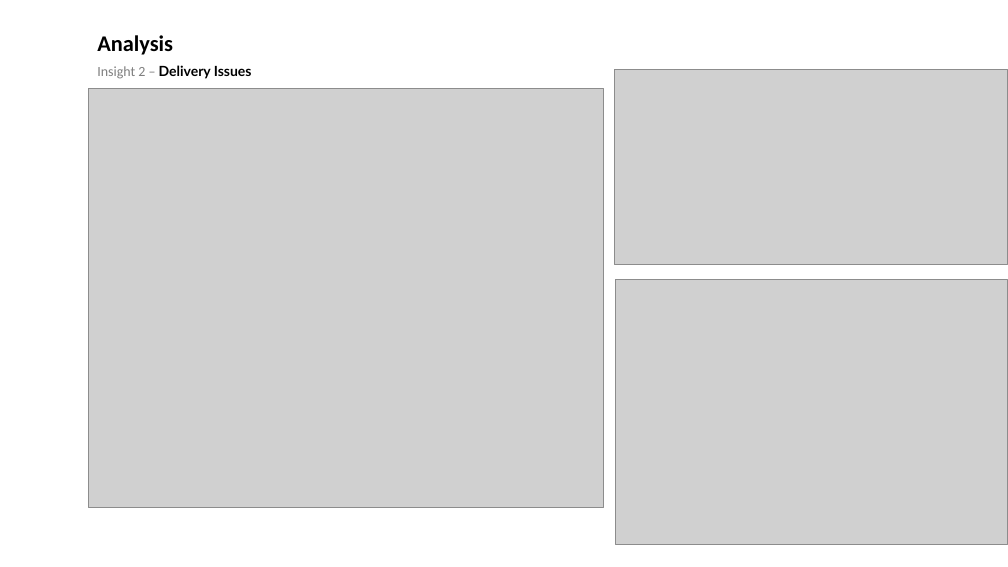
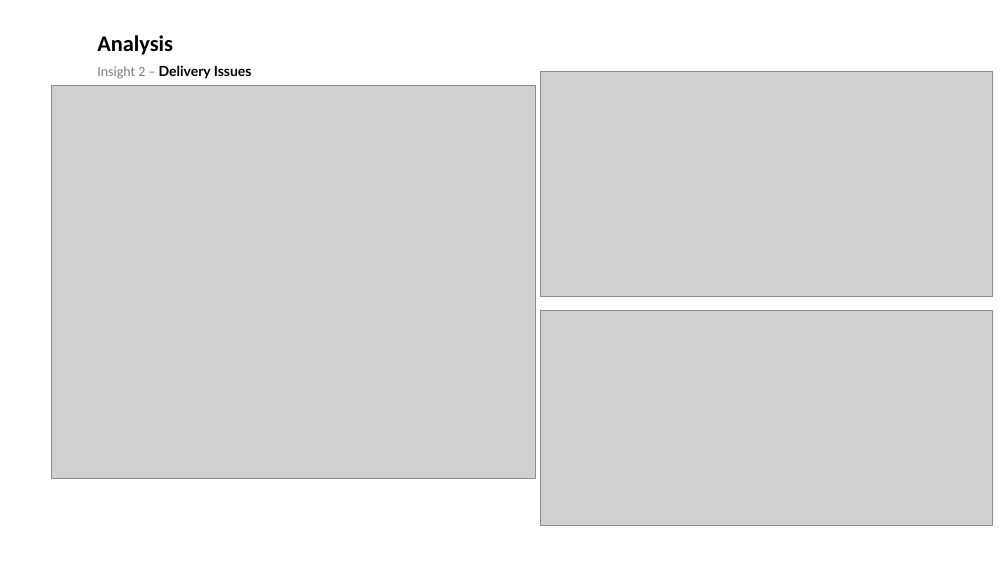
Before and after one commit to lexman29125/5m-data-m2-project, a slide deck: slide 3 of Presentation/Data_Insights.pptx. Drawn at 1008x567 pixels with LibreOffice and Linux fonts; fonts in the diff are those of the drawing; grey boxes stand for pictures; background and template pictures are left out. Boxes give left, top, right and bottom in pixels: in the first picture for what was removed or moved away, otherwise in the second. Text is boxed around its words. In the diff, an @@ line names an element or a change of style, - is before the commit and + after.

```diff
--- a/Presentation/Data_Insights.pptx
+++ b/Presentation/Data_Insights.pptx
@@ picture: place and size @@
-picture at bbox=[89, 89, 604, 508]
+picture at bbox=[51, 86, 535, 479]
@@ line removed from (99, 89) to (135, 89) @@
@@ picture: place and size @@
-picture at bbox=[614, 70, 1008, 265]
+picture at bbox=[540, 72, 993, 295]
@@ picture: place and size @@
-picture at bbox=[616, 280, 1008, 545]
+picture at bbox=[540, 310, 993, 526]
```
Also in this commit, not shown: 2 other slides changed.
